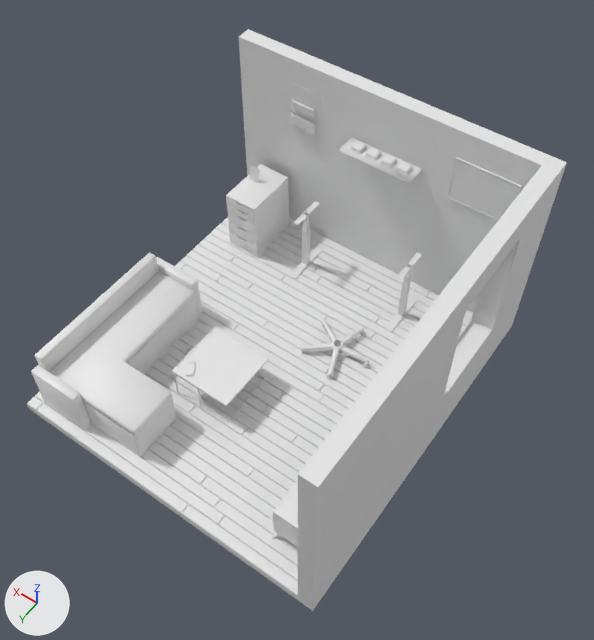
The glTF model public/assets/Room.glb: old version first, new version second.
Rendered twice from a 50 mm camera at (-3.69, 2.91, 6.52) aimed at (-1.12, -0.7, 0.86). The axes (+X, +Y, +Z) are drawn at lower left. The lights are the same throughout. Vertices at the same position are counted once.

The scene before the commit, as lines of its bpy script (objects in view):
```python
me_cube_004 = bpy.data.meshes.new('Cube.004')
me_cube_004.from_pydata(...)  # 20473 vertices, 36737 faces; spans x -2.5..0.74, y -2.5..1.03, z -0.09..2.07
ob_room = bpy.data.objects.new('Room', me_cube_004)
ob_room.location = (0.0, 0.0, 0.0)
```
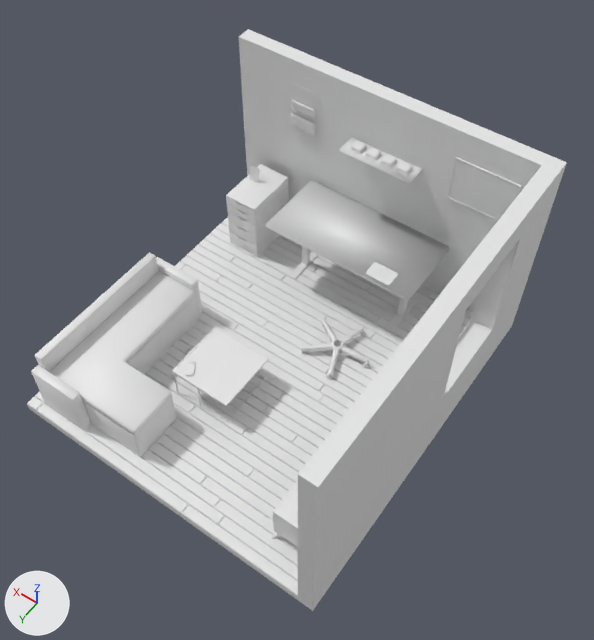
Where the change shows, as pixel boxes [x1, y1, x2, y2] in the pictures (594 x 640 px):
part 1 of me_cube_004, added: after [266, 181, 450, 300]

What the commit changed:
me_cube_004 is used by ob_room; location (0.0, 0.0, 0.0).
me_cube_004 had 20473 vertices, 36737 faces and spanned x -2.5..0.74, y -2.5..1.03, z -0.09..2.07.
me_cube_004 now has 21125 vertices, 37847 faces and spans x -2.5..0.74, y -2.5..1.03, z -0.09..2.07.
me_cube_004 part 1: 548 vertices added at x -1.77..-0.15, y -2.31..-1.5, z 0.76..0.8.
